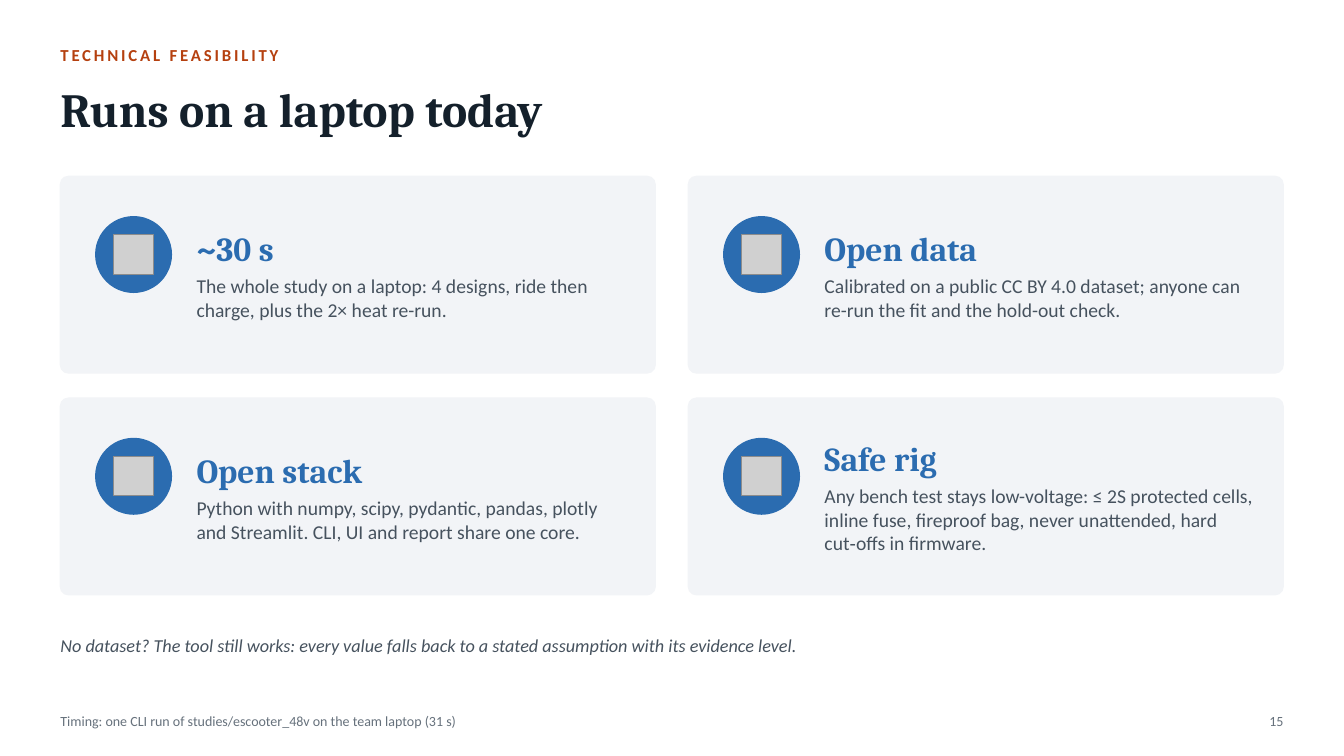
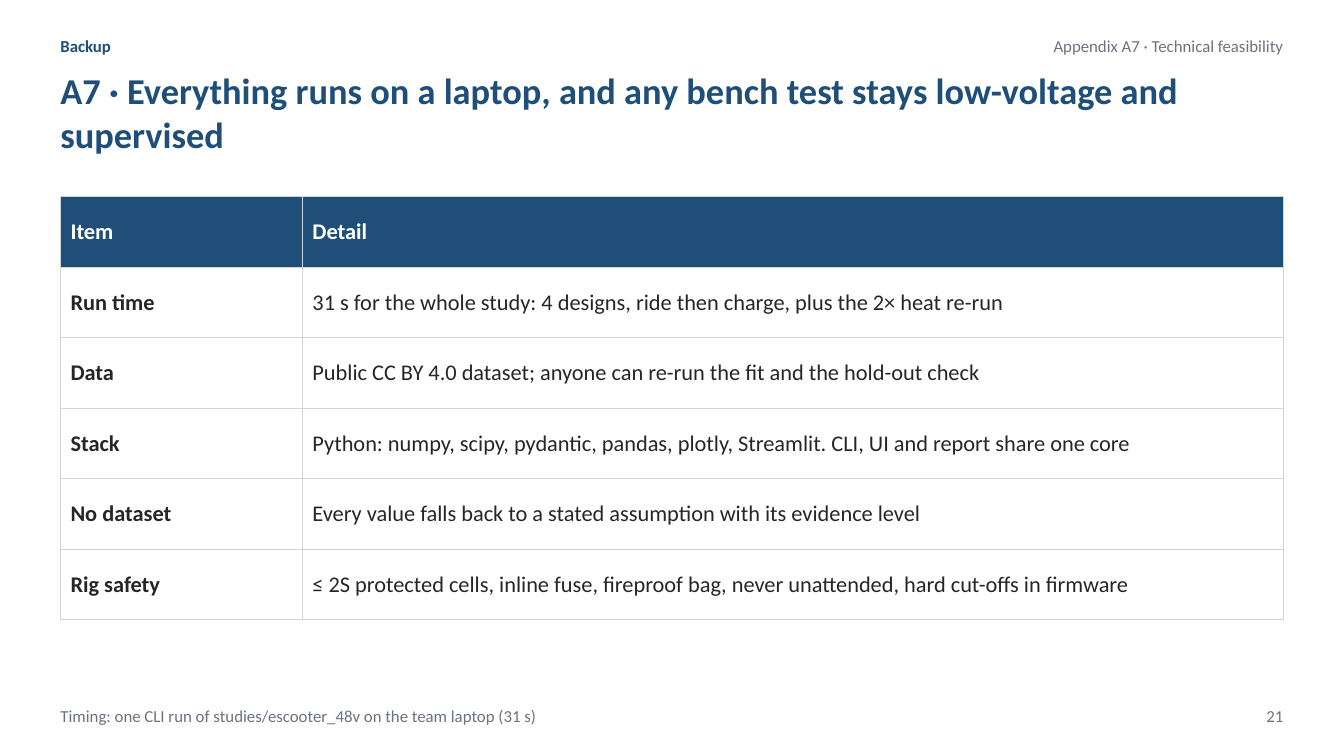
Before and after one commit to gitFa07/battery-energy-system, a slide deck: slide 21 of docs/PackForge_pitch.pptx (slide 15 before the commit). Drawn at 1344x756 pixels with LibreOffice and Linux fonts; fonts in the diff are those of the drawing; grey boxes stand for pictures. Boxes give left, top, right and bottom in pixels: in the first picture for what was removed or moved away, otherwise in the second. Text is boxed around its words. In the diff, an @@ line names an element or a change of style, - is before the commit and + after.

```diff
--- a/docs/PackForge_pitch.pptx
+++ b/docs/PackForge_pitch.pptx
@@ text added at bbox=[60, 40, 111, 55], 12 pt, text #1F4E79, bold @@
+Backup
@@ text at bbox=[1054, 40, 1283, 55]: text changed; text colour #B5400F to #6B7280; bold off @@
-TECHNICAL FEASIBILITY
+Appendix A7 · Technical feasibility
@@ text at bbox=[60, 78, 1178, 154]: text changed; size 34 to 26 pt; font Cambria to Calibri; text colour #14202B to #1F4E79 @@
-Runs on a laptop today
+A7 · Everything runs on a laptop, and any bench test stays low-voltage and supervised
@@ text "A7 · Everything runs on ..." at bbox=[60, 78, 1178, 154]: vertical alignment middle to top @@
@@ rounded rectangle removed at bbox=[60, 176, 655, 373] @@
@@ rounded rectangle removed at bbox=[689, 176, 1284, 373] @@
@@ table added at bbox=[60, 197, 1284, 620], 6 rows, 2 columns @@
+Item | Detail
+Run time | 31 s for the whole study: 4 designs, ride then charge, plus the 2× heat re-run
+Data | Public CC BY 4.0 dataset; anyone can re-run the fit and the hold-out check
+Stack | Python: numpy, scipy, pydantic, pandas, plotly, Streamlit. CLI, UI and report share one core
+No dataset | Every value falls back to a stated assumption with its evidence level
+Rig safety | ≤ 2S protected cells, inline fuse, fireproof bag, never unattended, hard cut-offs in firmware
@@ ellipse removed at bbox=[96, 217, 171, 292] @@
@@ picture removed at bbox=[114, 235, 153, 274] @@
@@ text removed at bbox=[197, 238, 588, 321] @@
-~30 s
-The whole study on a laptop: 4 designs, ride then charge, plus the 2× heat re-run.
@@ ellipse removed at bbox=[724, 217, 800, 292] @@
@@ picture removed at bbox=[742, 235, 781, 274] @@
@@ text removed at bbox=[824, 237, 1240, 317] @@
-Open data
-Calibrated on a public CC BY 4.0 dataset; anyone can re-run the fit and the hold-out check.
@@ rounded rectangle removed at bbox=[60, 398, 655, 595] @@
@@ rounded rectangle removed at bbox=[689, 398, 1284, 595] @@
@@ ellipse removed at bbox=[96, 439, 171, 514] @@
@@ ellipse removed at bbox=[724, 439, 800, 514] @@
@@ text removed at bbox=[824, 447, 1253, 550] @@
-Safe rig
-Any bench test stays low-voltage: ≤ 2S protected cells, inline fuse, fireproof bag, never unattended, hard cut‑offs in firmware.
@@ picture removed at bbox=[114, 457, 153, 496] @@
@@ text removed at bbox=[197, 459, 597, 542] @@
-Open stack
-Python with numpy, scipy, pydantic, pandas, plotly and Streamlit. CLI, UI and report share one core.
@@ picture removed at bbox=[742, 457, 781, 496] @@
@@ text removed at bbox=[60, 639, 796, 655] @@
-No dataset? The tool still works: every value falls back to a stated assumption with its evidence level.
@@ text "Timing: one CLI run of ..." at bbox=[60, 710, 536, 725]: size 10 to 12 pt, text colour #66717C to #6B7280 @@
@@ text added at bbox=[1266, 711, 1283, 722], 12 pt, text #6B7280 @@
+21
@@ text removed at bbox=[1269, 717, 1283, 726] @@
-15
```
Also in this commit, not shown: 11 other slides changed, 11 slides added, 6 slides removed, 4 other files.
